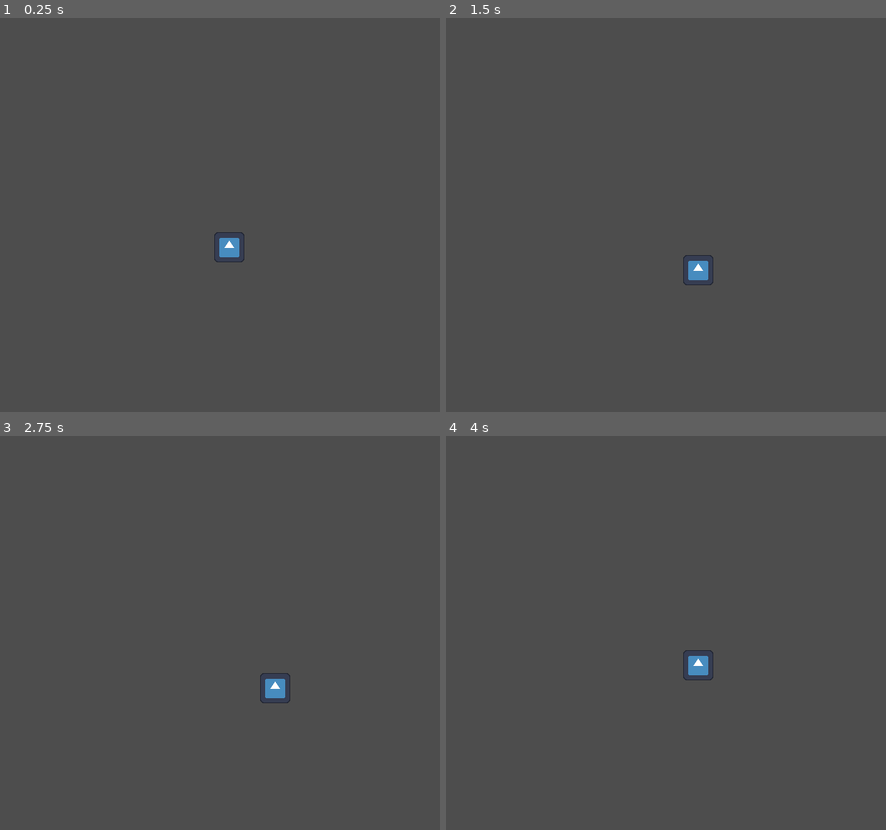
Above: before the commit, frames 1-4 (two rows, left to right).
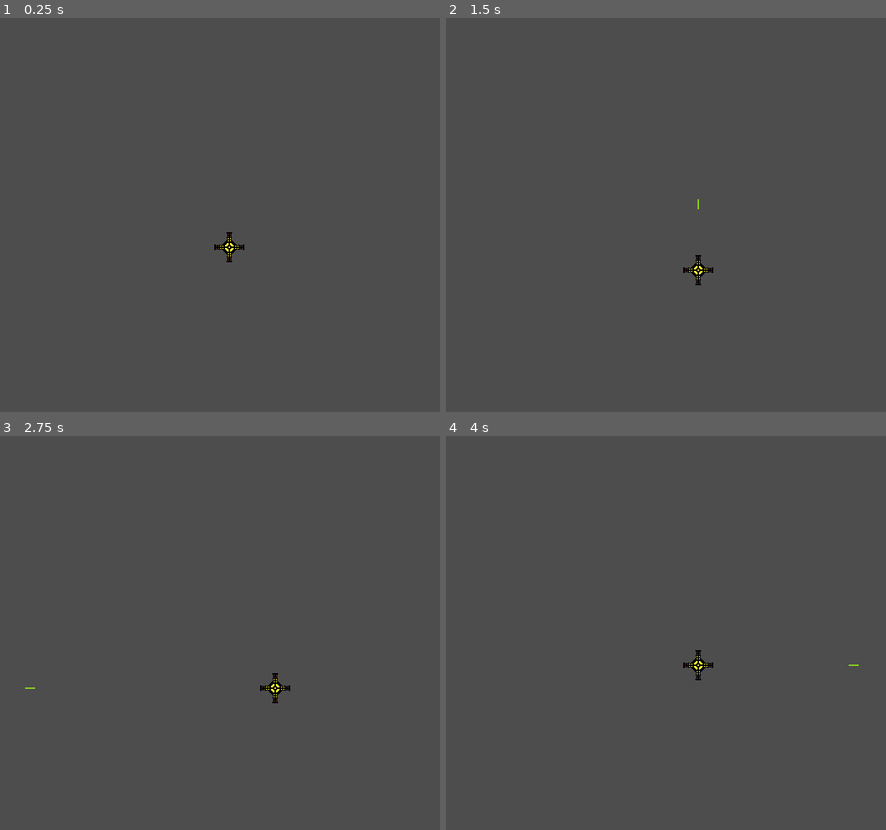
Above: after the commit, the same moments.

Repository: Ropusch/space_shoot_game
Game: Godot game, scene res://Main_scene/main.tscn
The game is run twice, just before and just after one commit, with the same random seed, the same clock (stepped at 60 frames per second) and the same inputs. The engine's default icon, where the game draws it, is replaced by a stand-in: a white triangle on a blue panel in a dark square.
Inputs:
- Up to frame 1 (0.25 s): no input
- Up to frame 2 (1.5 s): tap Enter at 0.5 s; hold D (RIGHT) 0.53-1.28 s; hold S (DOWN) from 1.28 s (still down)
- Up to frame 3 (2.75 s): tap Space at 2 s; release S (DOWN) at 2.03 s; hold D (RIGHT) from 2.03 s (still down)
- Up to frame 4 (4 s): tap Enter at 2.75 s; release D (RIGHT) at 2.78 s; hold W (UP) 2.78-3.53 s; tap Space at 3.5 s; hold A (LEFT) from 3.53 s (still down)

The runs differ from the first frame. In frame 1, 0.3% of the frame differs, in the area x 48-56%, y 54-62%; in frame 2, 0.3%, in the area x 53-61%, y 46-68%; in frame 3, 0.3%; in frame 4, 0.3%.

Commit message:
bullet shoting logic implemented

Diff:
--- a/Ship/bullet.tscn
+++ b/Ship/bullet.tscn
@@ -1,16 +1,22 @@
-[gd_scene load_steps=3 format=3 uid="uid://dlixkppfvsxrk"]
-
-[ext_resource type="Texture2D" uid="uid://cke4sg2eroqqw" path="res://icon.svg" id="1_qdkpk"]
+[gd_scene load_steps=2 format=3 uid="uid://dlixkppfvsxrk"]
 
 [sub_resource type="CapsuleShape2D" id="CapsuleShape2D_jmrmv"]
-radius = 2.0
-height = 24.0
+radius = 1.0
+height = 16.0
 
 [node name="bullet" type="RigidBody2D"]
-
-[node name="Sprite2D" type="Sprite2D" parent="."]
-scale = Vector2(0.015625, 0.171875)
-texture = ExtResource("1_qdkpk")
+collision_layer = 2
+collision_mask = 4
+mass = 0.001
+gravity_scale = 0.0
+linear_damp_mode = 1
 
 [node name="CollisionShape2D" type="CollisionShape2D" parent="."]
 shape = SubResource("CapsuleShape2D_jmrmv")
+
+[node name="ColorRect" type="ColorRect" parent="."]
+offset_left = -1.0
+offset_top = -7.0
+offset_right = 1.0
+offset_bottom = 7.0
+color = Color(0.533333, 0.823529, 0.109804, 1)
--- a/Ship/ship.gd
+++ b/Ship/ship.gd
@@ -1,5 +1,6 @@
 extends CharacterBody2D
 
+const BULLET = preload("uid://dlixkppfvsxrk")
 
 const SPEED = 32
 
@@ -7,12 +8,16 @@
 func _unhandled_input(event: InputEvent) -> void:
 	if event.is_action_pressed("UP"):
 		move_up()
+		shot(PI)
 	if event.is_action_pressed("DOWN"):
 		move_down()
+		shot(0)
 	if event.is_action_pressed("LEFT"):
 		move_left()
+		shot(PI/2)
 	if event.is_action_pressed("RIGHT"):
 		move_right()
+		shot(3*PI/2)
 
 
 
@@ -24,6 +29,16 @@
 func pause_menu():
 	get_tree().quit()
 
+
+func shot(angle: float):
+	var bullet = BULLET.instantiate()
+	add_child(bullet)
+	bullet.rotation = angle
+	bullet.global_position = position
+
+	var speed = 500.0
+	var direction = Vector2(0,-1).rotated(angle)
+	bullet.linear_velocity = direction * speed
 
 
 func move_up() -> void:
--- a/Ship/ship.tscn
+++ b/Ship/ship.tscn
@@ -1,18 +1,16 @@
-[gd_scene load_steps=4 format=3 uid="uid://c6pdxhsc0epy1"]
+[gd_scene load_steps=3 format=3 uid="uid://c6pdxhsc0epy1"]
 
 [ext_resource type="Script" uid="uid://def3x8hcoogo0" path="res://Ship/ship.gd" id="1_q4ev1"]
-[ext_resource type="Texture2D" uid="uid://cke4sg2eroqqw" path="res://icon.svg" id="2_edrfk"]
-
-[sub_resource type="RectangleShape2D" id="RectangleShape2D_8he13"]
-size = Vector2(42, 42)
+[ext_resource type="Texture2D" uid="uid://54kbbu3aa76n" path="res://assets/Sprite-0001.png" id="2_q4ev1"]
 
 [node name="Ship" type="CharacterBody2D"]
+top_level = true
 script = ExtResource("1_q4ev1")
 
 [node name="Sprite2D" type="Sprite2D" parent="."]
-position = Vector2(0, -1.43051e-06)
-scale = Vector2(0.328125, 0.328125)
-texture = ExtResource("2_edrfk")
+position = Vector2(-1.07288e-06, 1.49012e-06)
+scale = Vector2(1, 1)
+texture = ExtResource("2_q4ev1")
 
-[node name="CollisionShape2D" type="CollisionShape2D" parent="."]
-shape = SubResource("RectangleShape2D_8he13")
+[node name="CollisionShape2D" type="CollisionPolygon2D" parent="."]
+polygon = PackedVector2Array(-19, 3, -19, -3, -10, -3, -3, -10, -3, -19, 3, -19, 3, -10, 10, -3, 19, -3, 19, 3, 10, 3, 3, 10, 3, 19, -3, 19, -3, 10, -10, 3)
Binary file added: assets/Sprite-0001.png
Not shown, added: assets/Sprite-0001.png.import
Binary file added: assets/ship_01.ase
